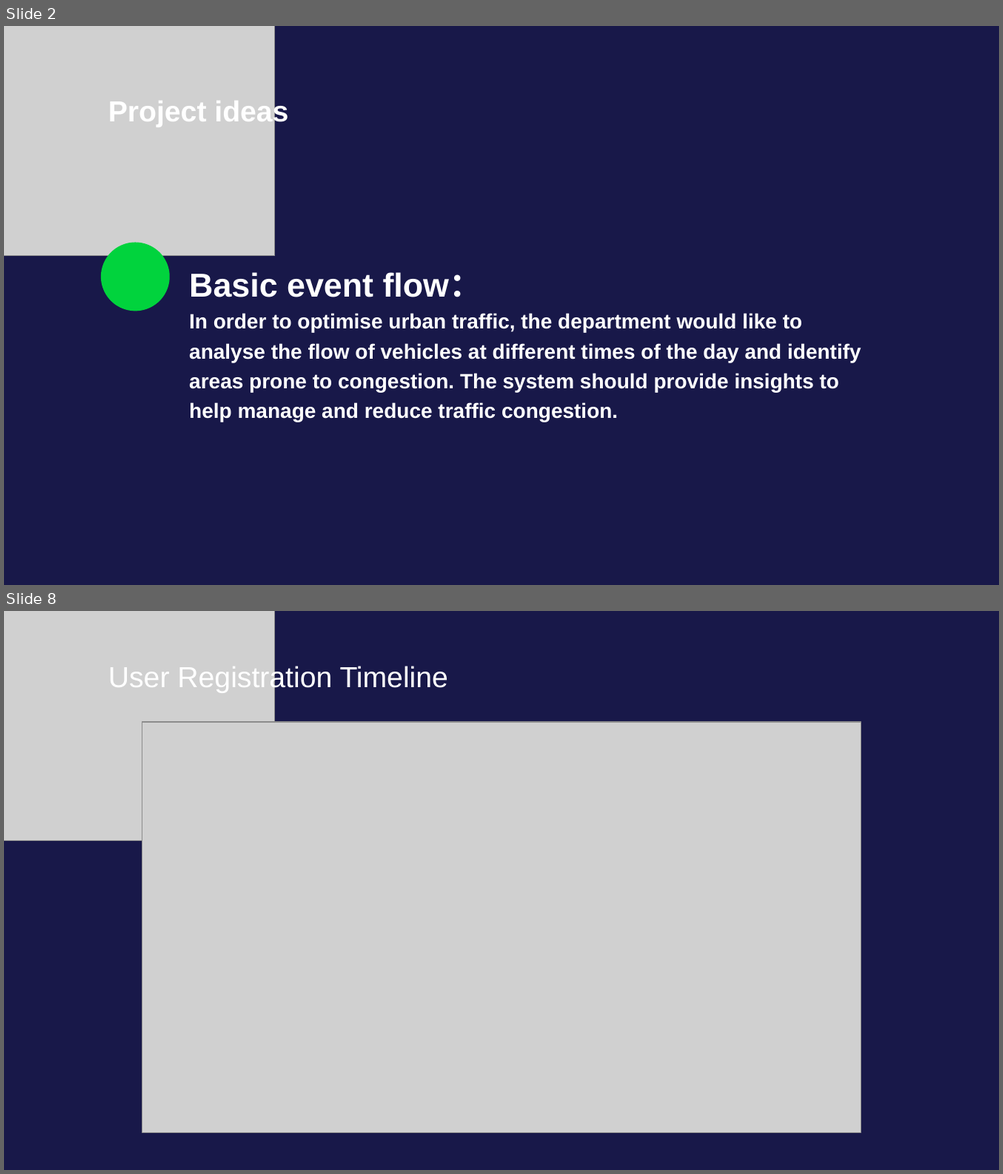
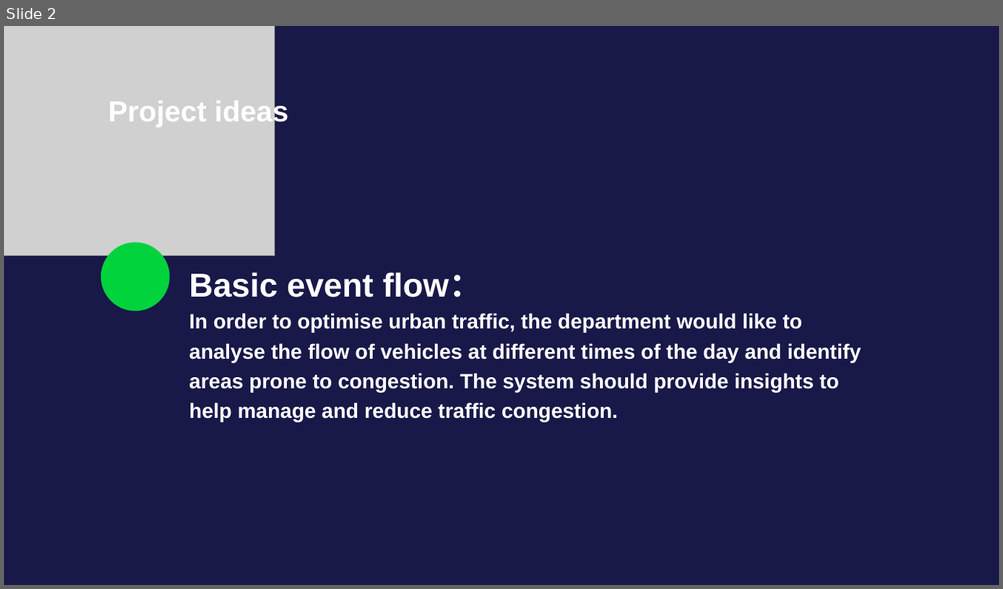
Before and after one commit to LZPMPC005L/Vehicle-management, a slide deck: Vehicle management.pptx. Shown one above the other, each under a label of ours: slides 2 and 8 before the commit, slide 2 after it; the slides between them are not shown. The pictures are 1003x1174 and 1003x589 pixels, drawn with LibreOffice and Linux fonts; fonts in the diff are those of the drawing; grey boxes stand for pictures. Boxes give left, top, right and bottom in pixels: in the first picture for what was removed or moved away, otherwise in the second. Text is boxed around its words. In the diff, an @@ line names an element or a change of style, - is before the commit and + after.

```diff
--- a/Vehicle management.pptx
+++ b/Vehicle management.pptx
@@ slide 8 removed at [4, 611, 999, 1170], background #181849 @@
@@ picture removed at [4, 611, 275, 841] @@
@@ text removed at [108, 664, 449, 693] @@
-User Registration Timeline
@@ picture removed at [142, 722, 860, 1133] @@
```
Also in this commit, not shown: 5 slides changed, 7 slides added, 11 other slides removed, 4 other files.
